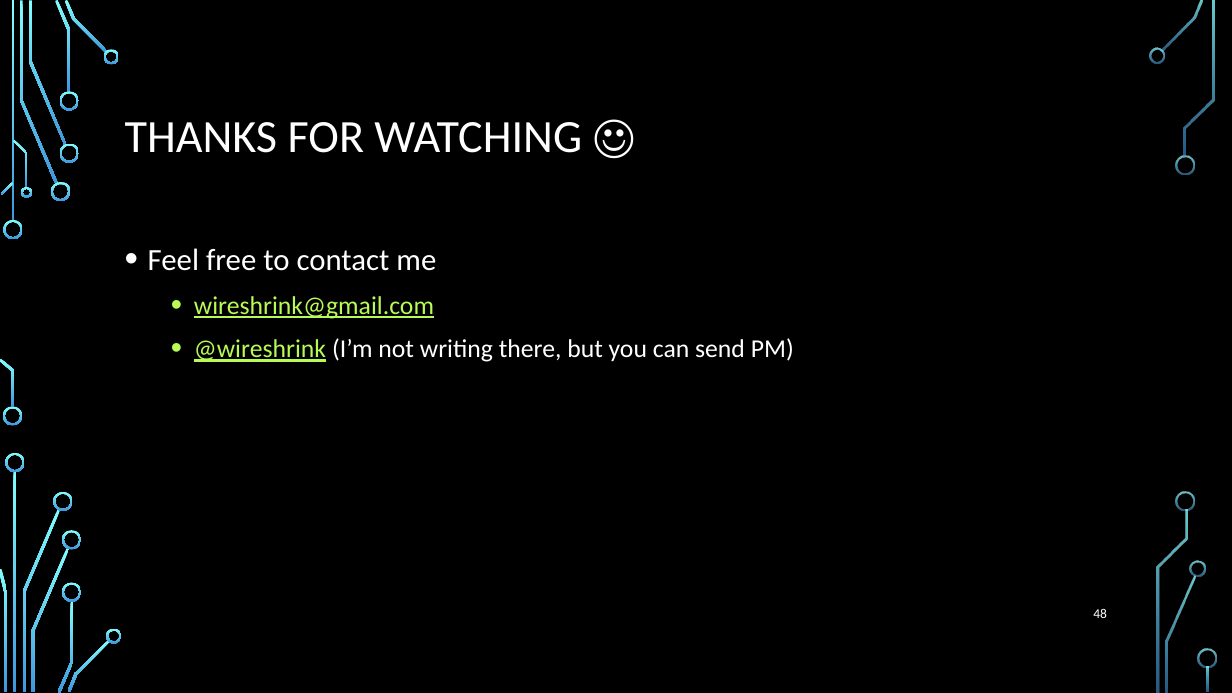
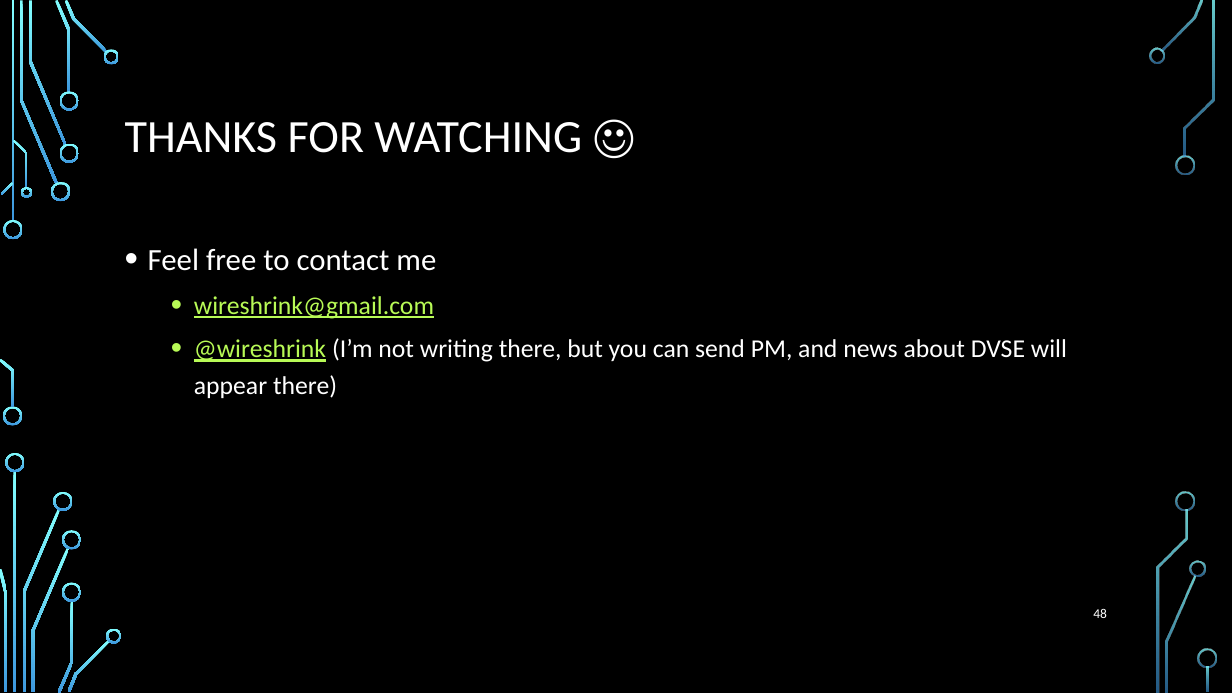
Before and after one commit to wireshrink/RECONMTL-2017, a slide deck: slide 48 of docs/SGX Enclave Programming - Common Mistakes.pptx. Drawn at 1232x693 pixels with LibreOffice and Linux fonts; fonts in the diff are those of the drawing; background and template pictures are left out. Boxes give left, top, right and bottom in pixels: in the first picture for what was removed or moved away, otherwise in the second. Text is boxed around its words. In the diff, an @@ line names an element or a change of style, - is before the commit and + after.

```diff
--- a/docs/SGX Enclave Programming - Common Mistakes.pptx
+++ b/docs/SGX Enclave Programming - Common Mistakes.pptx
@@ text at box(194, 338, 1067, 398): text changed @@
-  • @wireshrink (I’m not writing there, but you can send PM)
+  • @wireshrink (I’m not writing there, but you can send PM, and news about DVSE will appear there)
```
Also in this commit, not shown: 2 other slides changed.
